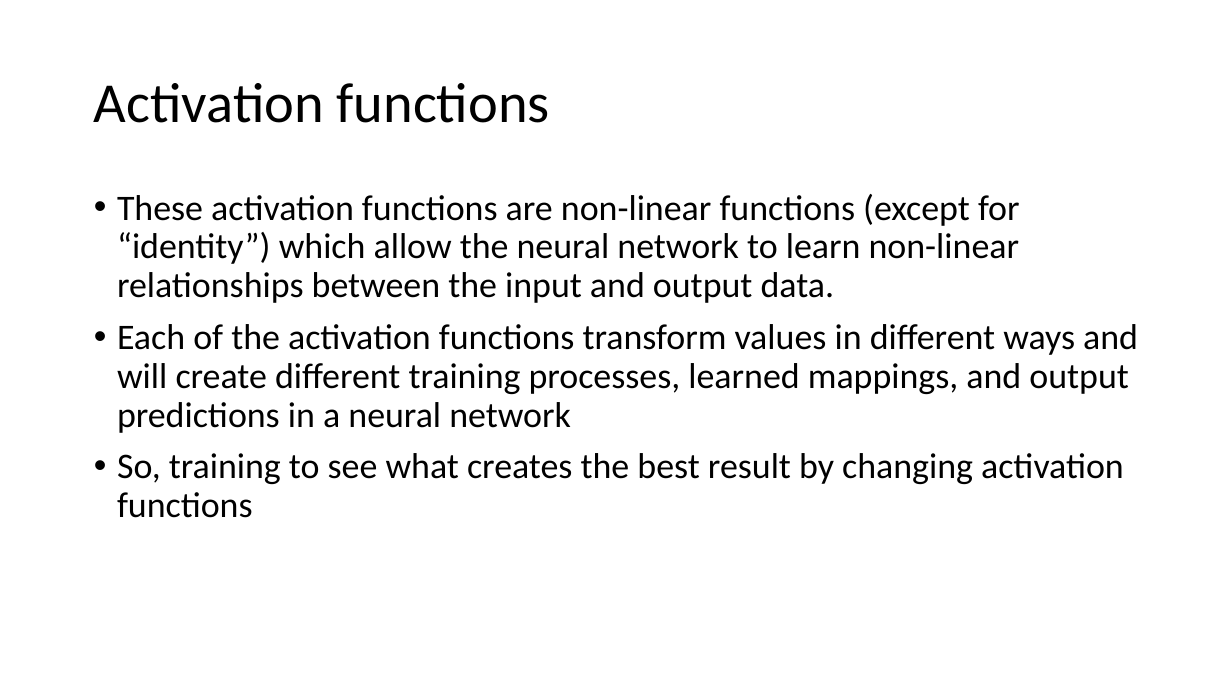
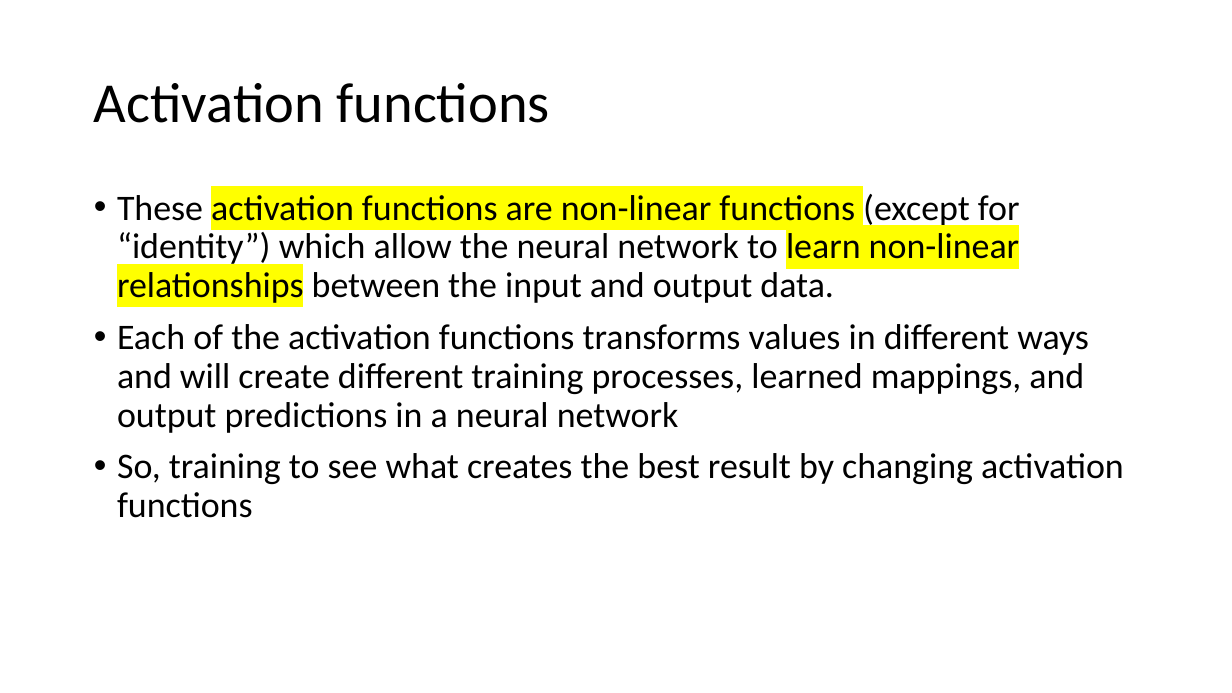
Before and after one commit to Ascii-Hermit/6thSem, a slide deck: slide 11 of DL/New/L6 Multilayer FeedForward network XOR_MNIST DIGIT.pptx. Drawn at 1232x693 pixels with LibreOffice and Linux fonts; fonts in the diff are those of the drawing. Boxes give left, top, right and bottom in pixels: in the first picture for what was removed or moved away, otherwise in the second. Text is boxed around its words. In the diff, an @@ line names an element or a change of style, - is before the commit and + after.

```diff
--- a/DL/New/L6 Multilayer FeedForward network XOR_MNIST DIGIT.pptx
+++ b/DL/New/L6 Multilayer FeedForward network XOR_MNIST DIGIT.pptx
@@ text at (117,194,1020,307): highlight none to #FFFF00 in "activation functions are non-linear functions learn non-line ..." @@
@@ text at (117,324,1089,433): text changed @@
-• Each of the activation functions transform values in different ways and will create different training processes, learned mappings, and output predictions in a neural network
+• Each of the activation functions transforms values in different ways and will create different training processes, learned mappings, and output predictions in a neural network
```
Also in this commit, not shown: 12 other slides changed, 3 other files.
